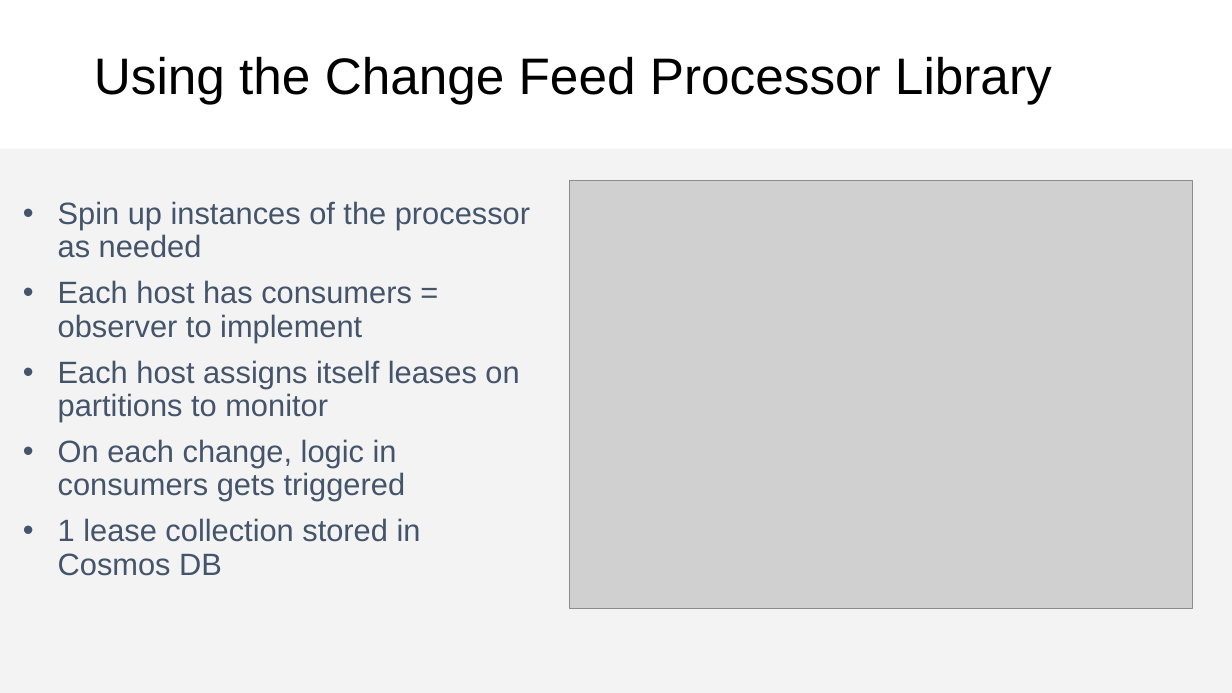
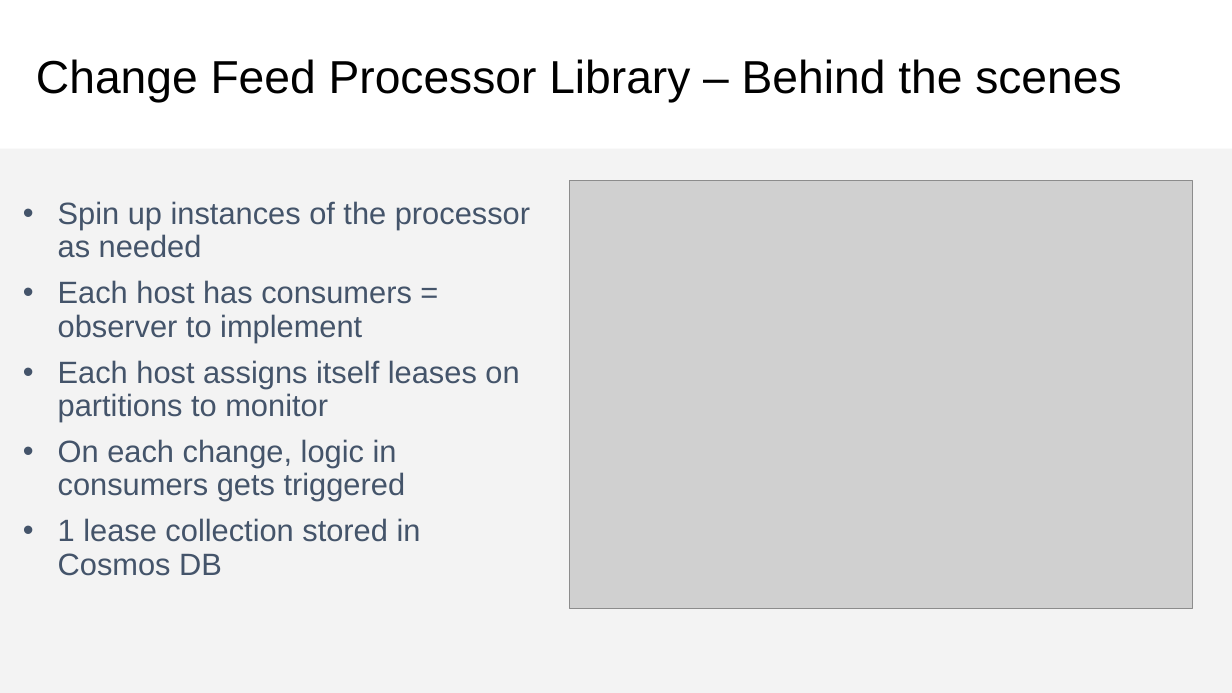
Before and after one commit to CosmosDB/labs, a slide deck: slide 12 of decks/Change-Feed.pptx (slide 9 before the commit). Drawn at 1232x693 pixels with LibreOffice and Linux fonts; fonts in the diff are those of the drawing; grey boxes stand for pictures. Boxes give left, top, right and bottom in pixels: in the first picture for what was removed or moved away, otherwise in the second. Text is boxed around its words. In the diff, an @@ line names an element or a change of style, - is before the commit and + after.

Commit message:
update change feed ppt

```diff
--- a/decks/Change-Feed.pptx
+++ b/decks/Change-Feed.pptx
@@ title at [36, 59, 1121, 102]: text changed; size 40 to 36 pt @@
-Using the Change Feed Processor Library
+Change Feed Processor Library – Behind the scenes
```
Also in this commit, not shown: 7 other slides changed, 4 slides added, 1 slide removed.
